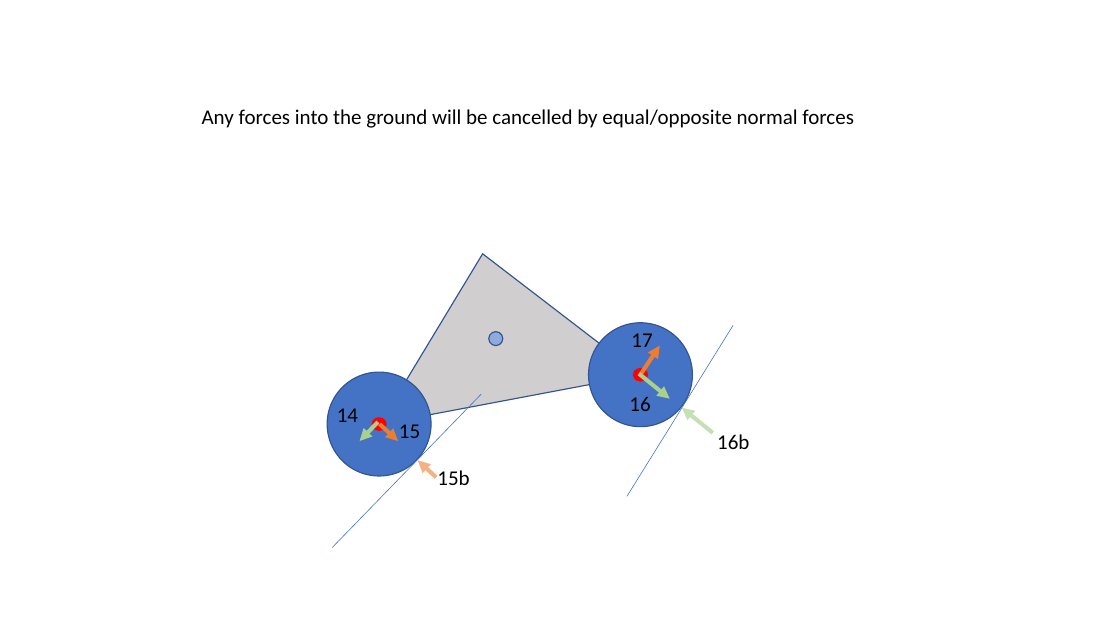
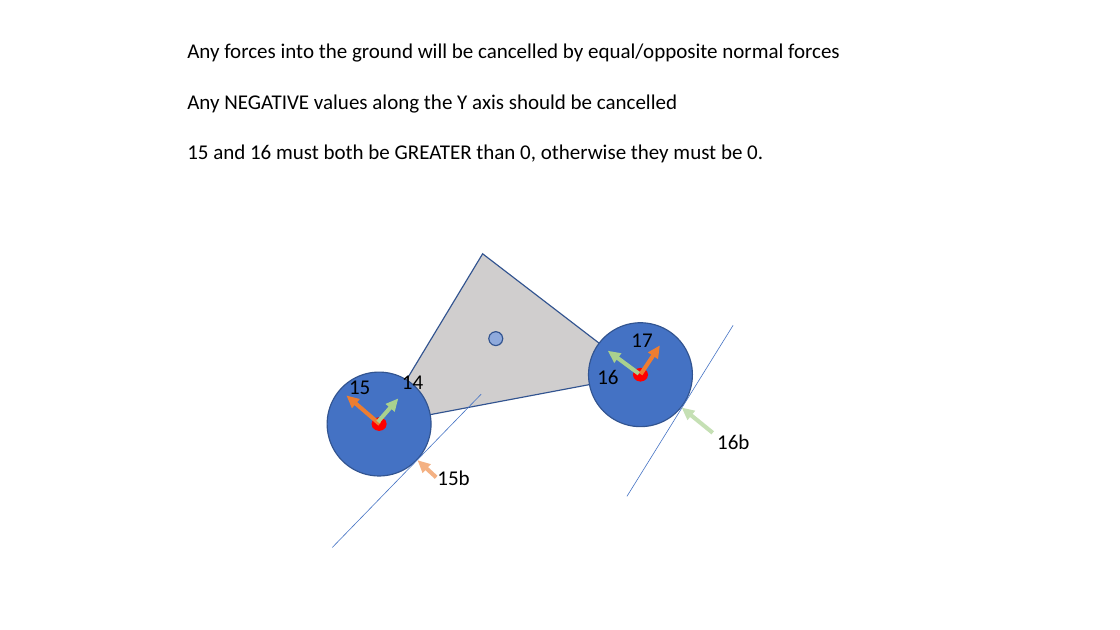
Before and after one commit to rhambleton/drive2d, a slide deck: slide 16 of vehicle forces.pptx. Drawn at 1120x630 pixels with LibreOffice and Linux fonts; fonts in the diff are those of the drawing. Boxes give left, top, right and bottom in pixels: in the first picture for what was removed or moved away, otherwise in the second. Text is boxed around its words. In the diff, an @@ line names an element or a change of style, - is before the commit and + after.

Commit message:
force model design almost complete

```diff
--- a/vehicle forces.pptx
+++ b/vehicle forces.pptx
@@ text "Any forces into the ground ...": place and size @@
-text "Any forces into the ground ..." at (202, 109, 854, 128)
+text "Any forces into the ground ..." at (187, 43, 840, 163)
@@ text at (187, 94, 763, 163): paragraphs added @@
+Any NEGATIVE values along the Y axis should be cancelled
+15 and 16 must both be GREATER than 0, otherwise they must be 0.
@@ arrow moved from (639, 374) - (670, 399) to (639, 374) - (608, 351) @@
@@ text "15" rewrapped from (399, 424, 420, 438) to (349, 377, 370, 401) @@
@@ text "14" rewrapped from (337, 408, 358, 422) to (402, 372, 423, 396) @@
@@ text "16": place and size @@
-text "16" at (629, 397, 650, 411)
+text "16" at (597, 370, 618, 384)
@@ arrow moved from (380, 424) - (398, 441) to (380, 424) - (347, 396) @@
@@ arrow moved from (378, 422) - (360, 441) to (378, 422) - (398, 399) @@
```
Also in this commit, not shown: 10 other slides changed, 1 slide added, 1 slide removed.
